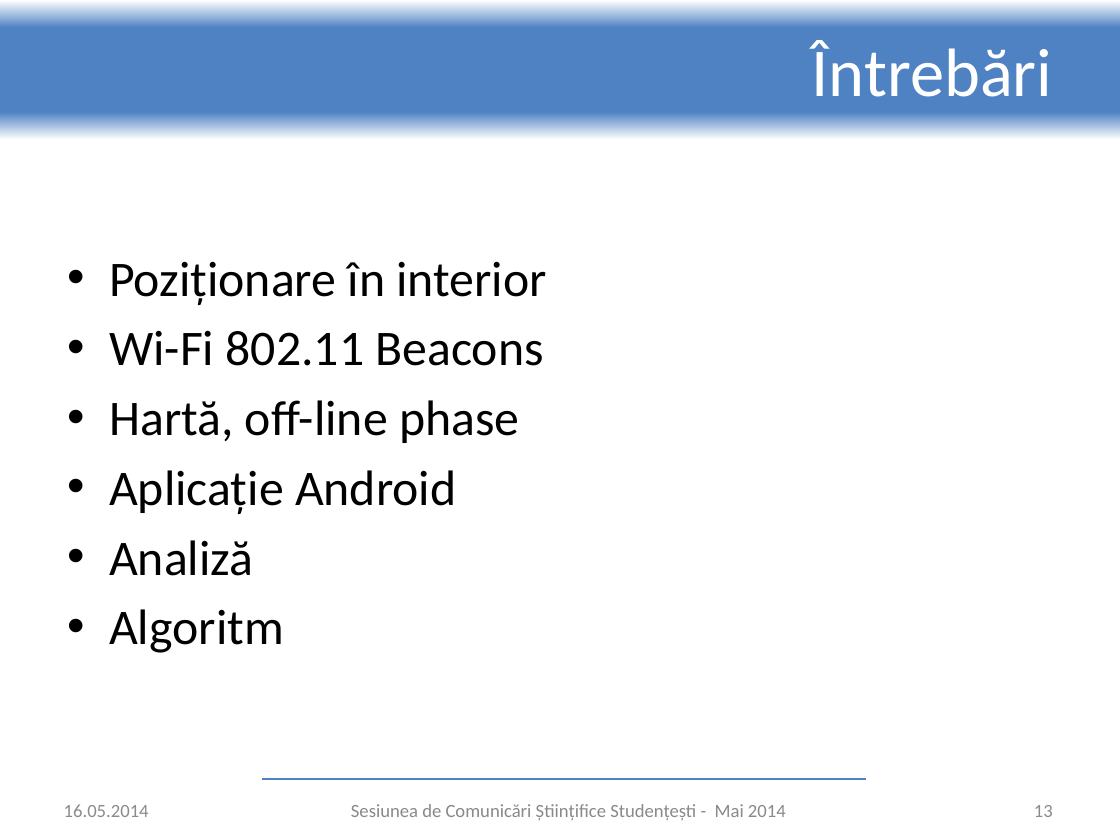
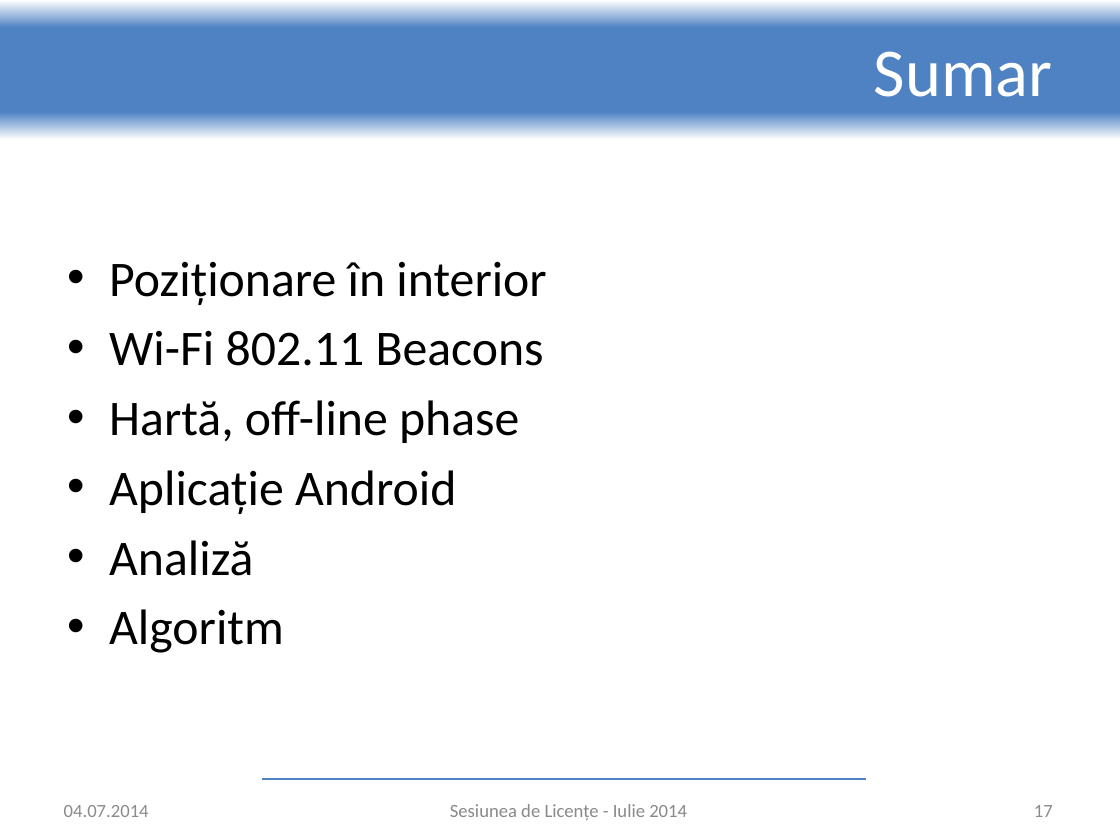
Before and after one commit to adrian-nicolau/radar, a slide deck: slide 17 of presentation.pptx (slide 13 before the commit). Drawn at 1120x840 pixels with LibreOffice and Linux fonts; fonts in the diff are those of the drawing; background and template pictures are left out. Boxes give left, top, right and bottom in pixels: in the first picture for what was removed or moved away, otherwise in the second. Text is boxed around its words. In the diff, an @@ line names an element or a change of style, - is before the commit and + after.

```diff
--- a/presentation.pptx
+++ b/presentation.pptx
@@ title at (x1=874, y1=51, x2=1053, y2=97): text changed @@
-Întrebări
+Sumar
@@ text at (x1=64, y1=805, x2=149, y2=817): text changed @@
-16.05.2014
+04.07.2014
@@ text at (x1=450, y1=804, x2=687, y2=820): text changed @@
-Sesiunea de Comunicări Științifice Studențești - Mai 2014
+Sesiunea de Licențe - Iulie 2014
@@ page number at (x1=1034, y1=805, x2=1053, y2=817): text changed @@
-13
+17
```
Also in this commit, not shown: 11 other slides changed, 5 slides added, 1 slide removed.
